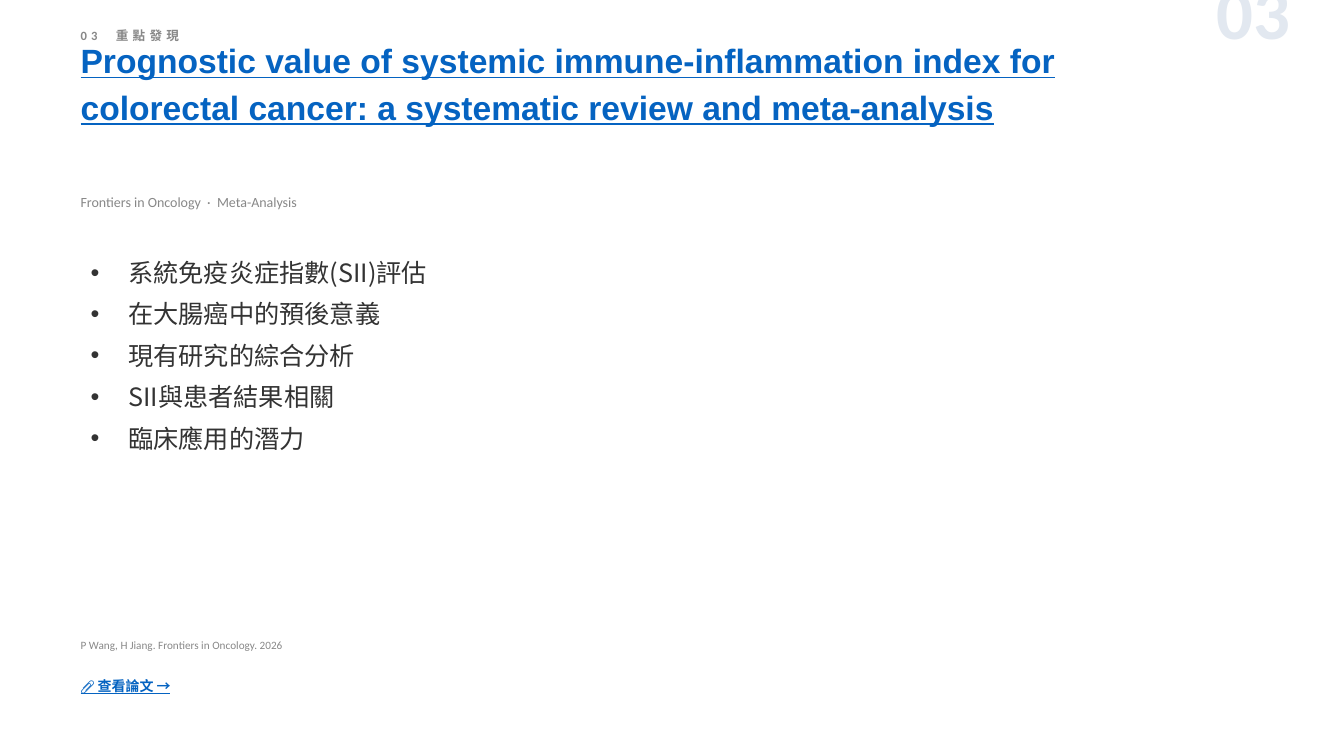
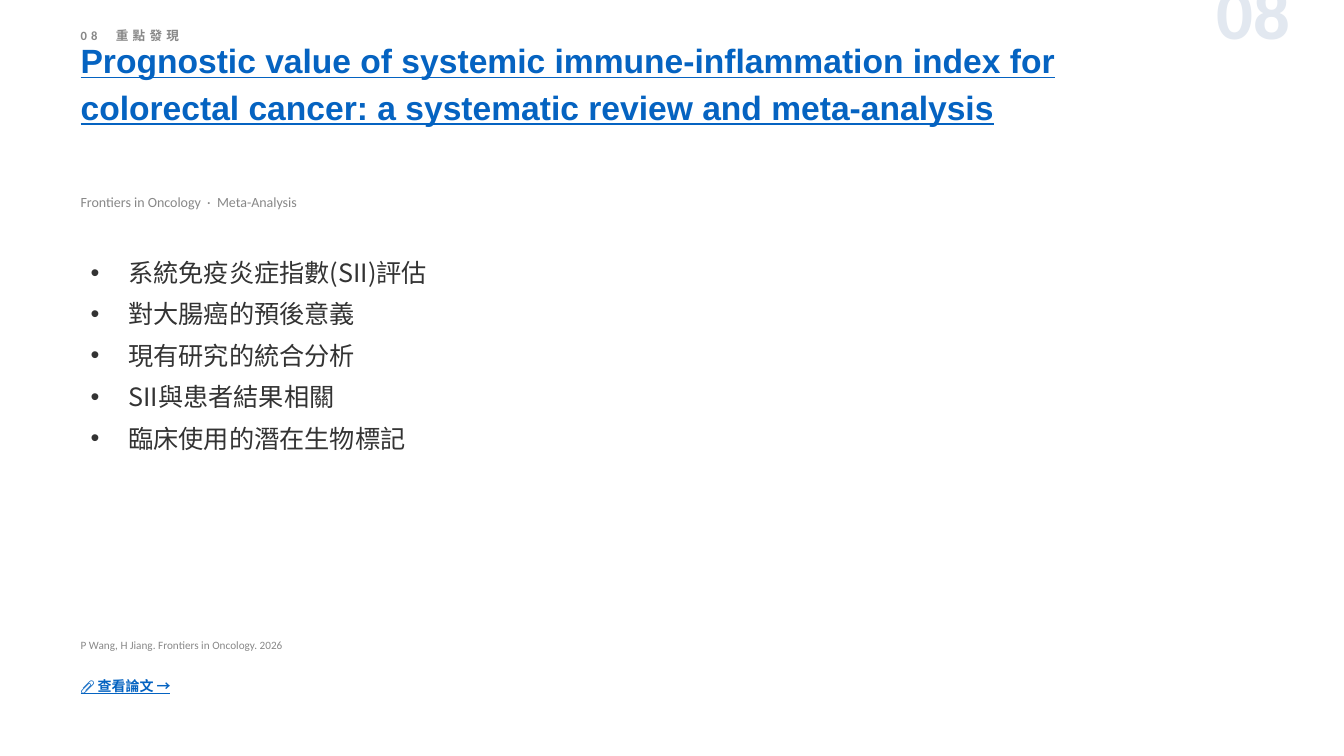
Before and after one commit to jejenhu-maker/colorectal-weekly-digest, a slide deck: slide 10 of docs/digest-zh.pptx (slide 5 before the commit). Drawn at 1344x756 pixels with LibreOffice and Linux fonts; fonts in the diff are those of the drawing. Boxes give left, top, right and bottom in pixels: in the first picture for what was removed or moved away, otherwise in the second. Text is boxed around its words. In the diff, an @@ line names an element or a change of style, - is before the commit and + after.

```diff
--- a/docs/digest-zh.pptx
+++ b/docs/digest-zh.pptx
@@ text at box(1008, 10, 1291, 10): text changed @@
-03
+08
@@ text at box(128, 301, 355, 367): text changed @@
-• 在大腸癌中的預後意義
-• 現有研究的綜合分析
+• 對大腸癌的預後意義
+• 現有研究的統合分析
@@ text at box(128, 427, 405, 450): text changed @@
-• 臨床應用的潛力
+• 臨床使用的潛在生物標記
```
Also in this commit, not shown: 12 other slides changed, 1 slide added, 1 slide removed, 2 other files.
